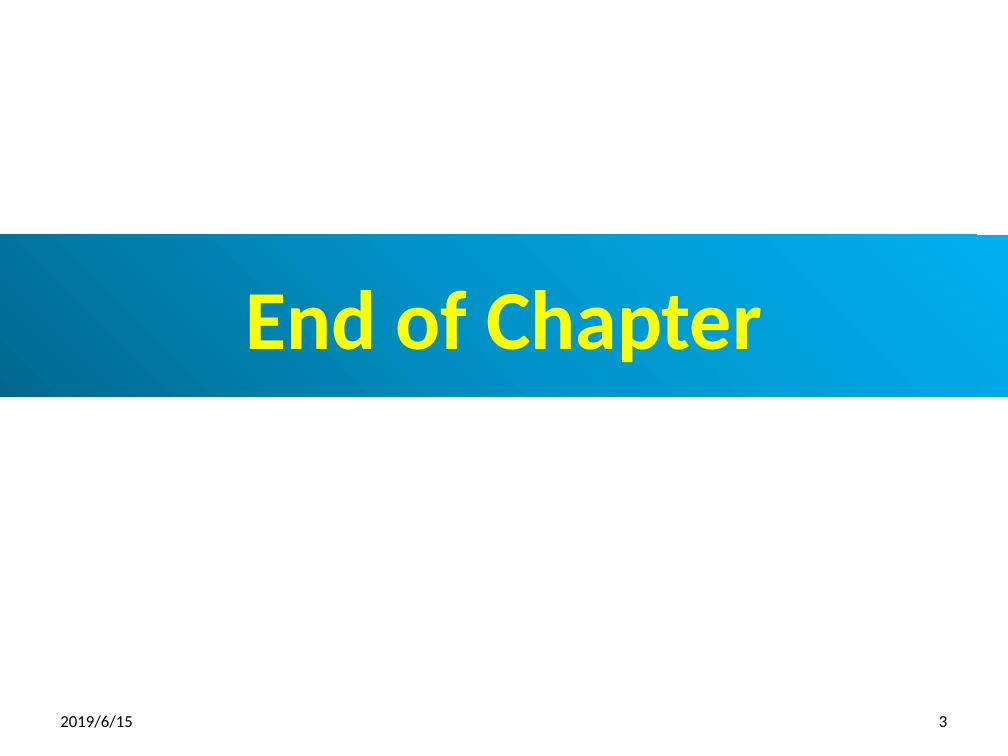
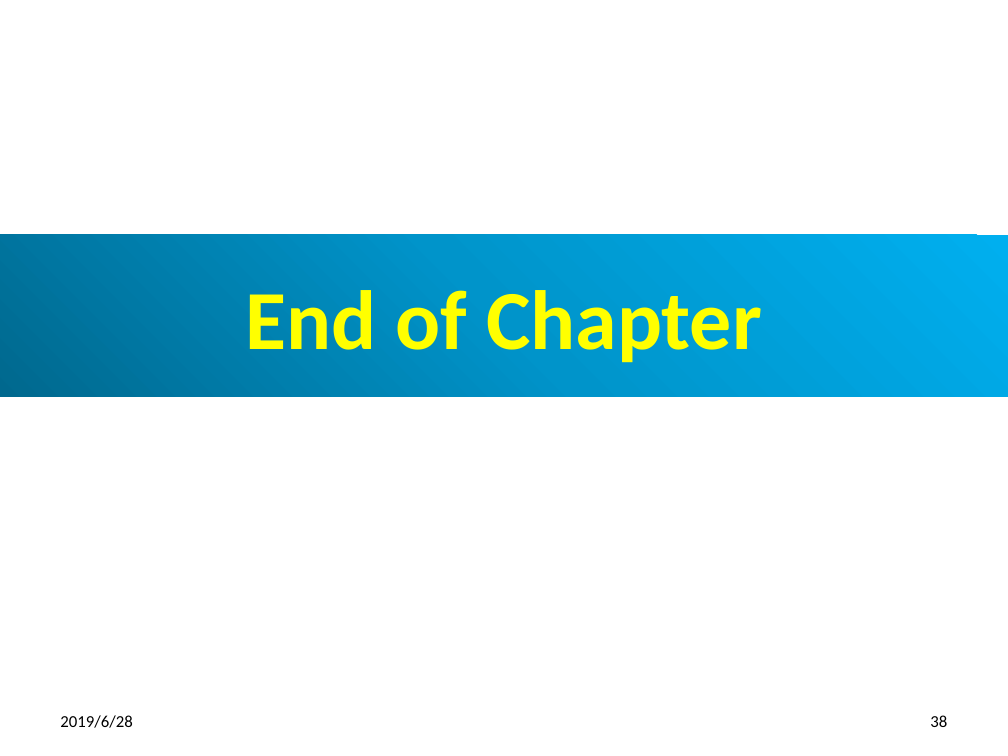
Before and after one commit to pchen0723/700-Python-Adv, a slide deck: slide 38 of 08_ModuleWrap/0802_Wrap.pptx (slide 3 before the commit). Drawn at 1008x756 pixels with LibreOffice and Linux fonts; fonts in the diff are those of the drawing. Boxes give left, top, right and bottom in pixels: in the first picture for what was removed or moved away, otherwise in the second. Text is boxed around its words. In the diff, an @@ line names an element or a change of style, - is before the commit and + after.

```diff
--- a/08_ModuleWrap/0802_Wrap.pptx
+++ b/08_ModuleWrap/0802_Wrap.pptx
@@ text at (60, 715, 132, 728): text changed @@
-2019/6/15
+2019/6/28
@@ page number at (930, 715, 947, 727): text changed @@
-3
+38
```
Also in this commit, not shown: 2 other slides changed, 35 slides added, 38 other files.
